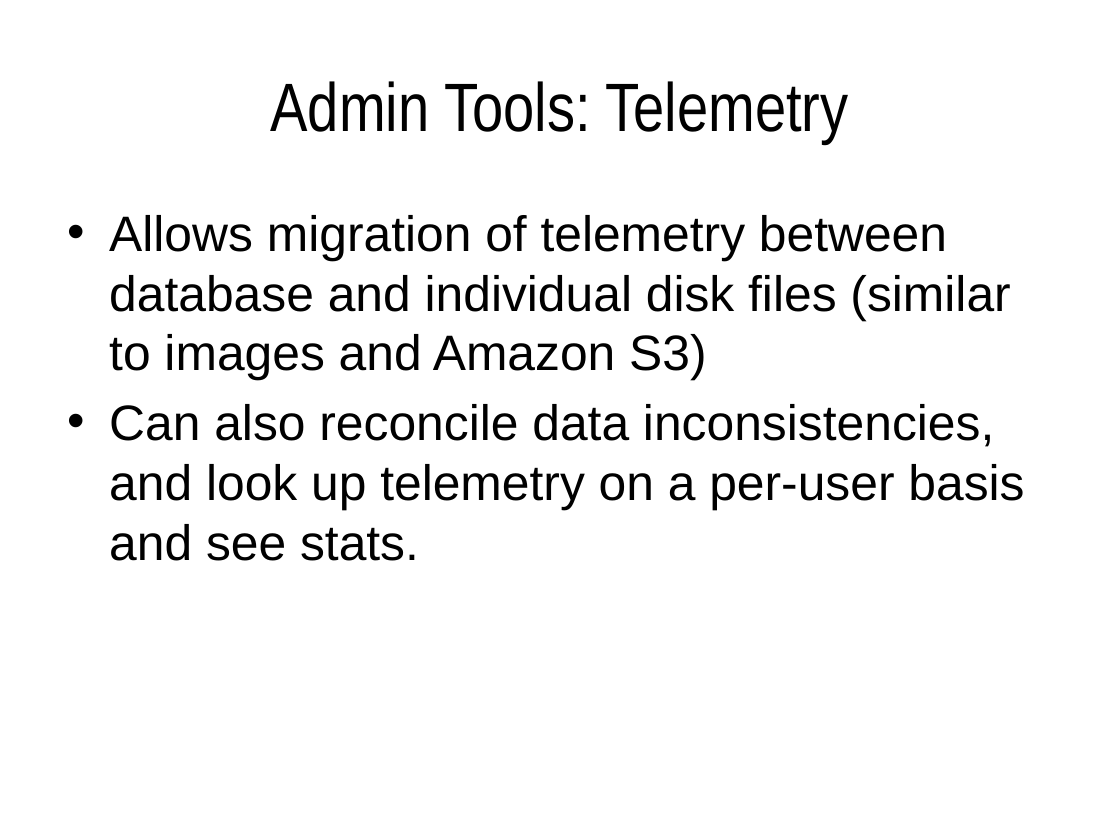
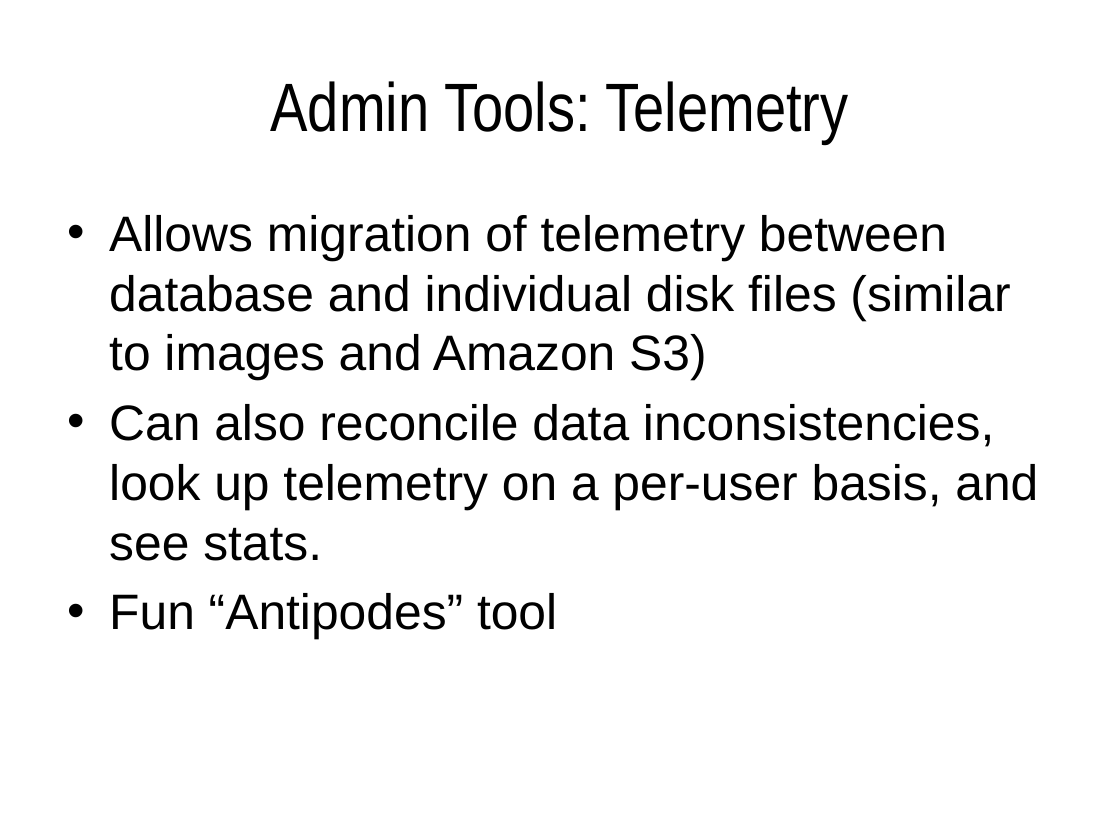
Before and after one commit to ericberman/MyFlightbookWeb, a slide deck: slide 34 of MyFlightbook.Web/Private/MyFlightbook Admin Tools.pptx (slide 31 before the commit). Drawn at 1120x840 pixels with LibreOffice and Linux fonts; fonts in the diff are those of the drawing; background and template pictures are left out. Boxes give left, top, right and bottom in pixels: in the first picture for what was removed or moved away, otherwise in the second. Text is boxed around its words. In the diff, an @@ line names an element or a change of style, - is before the commit and + after.

Commit message:
Update admin tools powerpoint

```diff
--- a/MyFlightbook.Web/Private/MyFlightbook Admin Tools.pptx
+++ b/MyFlightbook.Web/Private/MyFlightbook Admin Tools.pptx
@@ text at box(109, 404, 1038, 640): text changed @@
-• Can also reconcile data inconsistencies, and look up telemetry on a per-user basis and see stats.
+• Can also reconcile data inconsistencies, look up telemetry on a per-user basis, and see stats.
+• Fun “Antipodes” tool
```
Also in this commit, not shown: 11 other slides changed, 4 slides added.
